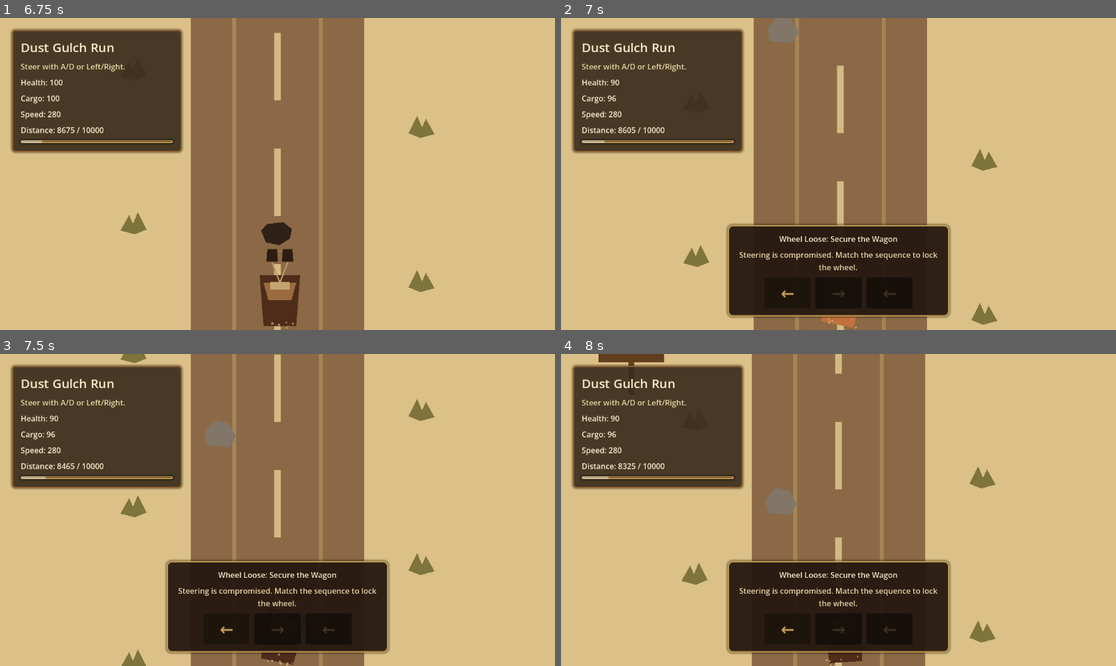
Above: before the commit, frames 1-4 (two rows, left to right).
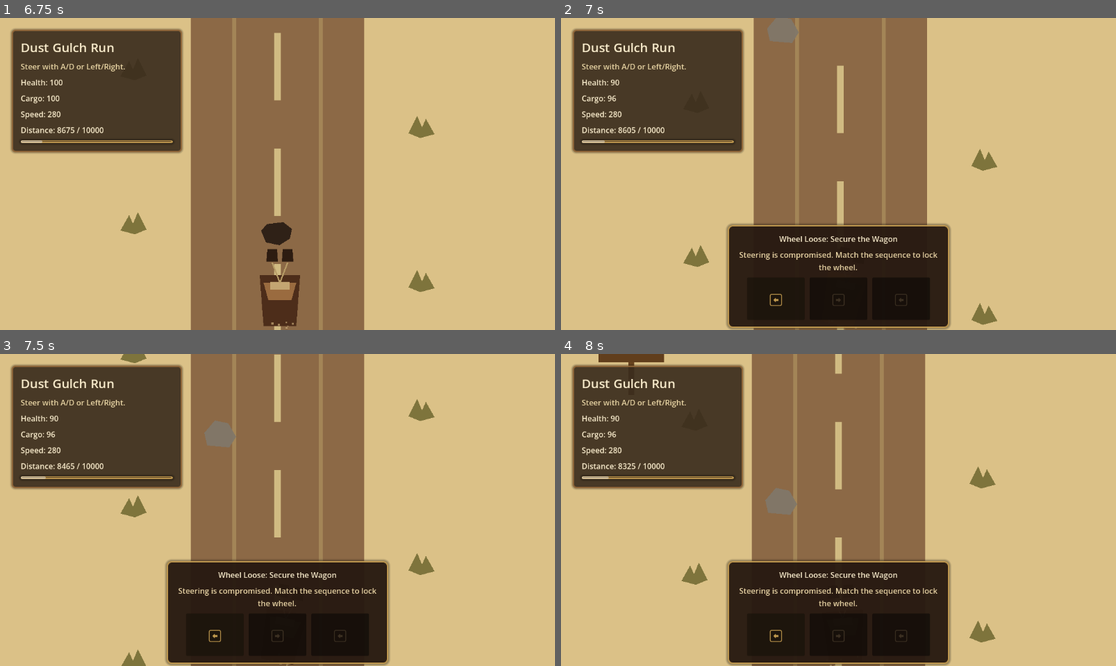
Above: after the commit, the same moments.

Repository: bbenefield89/The-Last-Delivery-to-Dust-Gulch
Game: Godot game, scene res://Scenes/AppRoot/AppRoot.tscn
Two runs of this game, one before a commit and one after it. Both use one fixed random seed, a clock stepped at 60 frames per second and the inputs below. Sound files missing from this copy of the repository are replaced by a short silence.
Inputs (mouse positions are in pixels of both pictures, inside the frame that each line leads up to):
- Up to frame 1 (6.75 s): click "Play" at 0.5 s; click "Play" at 1.25 s; tap Enter (ui_accept) at 2, 2.27, 5.27 s; move the mouse to (399, 158) at 2.02 s; hold D (steer_right) 2.03-2.75 s; tap T (return_to_title) at 2.1 s; click (399, 158) at 2.17 s; drag from (166, 189) to (249, 236) at 2.77 s; move the mouse to (333, 105) at 3.52 s; hold D (steer_right) 3.53-4.25 s; tap Alt at 3.6 s; click (333, 105) at 3.67 s; drag from (249, 236) to (111, 127) at 4.27 s; move the mouse to (444, 220) at 5.02 s; hold A (steer_left) 5.03-5.75 s; tap Backspace at 5.1 s; click (444, 220) at 5.17 s; drag from (111, 127) to (194, 96) at 5.77 s; move the mouse to (305, 174) at 6.52 s; hold S from 6.53 s (still down); tap F at 6.6 s; click (305, 174) at 6.67 s
- Up to frame 2 (7 s): keep holding S
- Up to frame 3 (7.5 s): release S at 7.25 s; drag from (194, 432) to (166, 525) at 7.27 s
- Up to frame 4 (8 s): no input

Frame 1 is identical in both runs. In frame 2, 2.0% of the frame differs, in the area x 29-71%, y 87-100%; in frame 3, 2.0%; in frame 4, 2.0%.

Commit message:
feat(ui): fix web recovery prompt glyphs

Diff:
--- a/Scenes/RunScene/run_scene.gd
+++ b/Scenes/RunScene/run_scene.gd
@@ -16,6 +16,7 @@
 const RECOVERY_STEP_SOUND := preload("res://Assets/Sfx/Button-Click-85854.mp3")
 const RECOVERY_SUCCESS_SOUND := preload("res://Assets/Sfx/Recovery-Step-Success-374193.mp3")
 const RECOVERY_FAIL_SOUND := preload("res://Assets/Sfx/Recovery-Step-Failure-437420.mp3")
+const ARROW_FONT = preload("res://Assets/Fonts/kenney_input_keyboard_mouse.ttf")
 const PAUSE_TOGGLE_SOUND := preload("res://Assets/Sfx/Pause-Open-Close-333828.mp3")
 const WIN_STINGER := preload("res://Assets/Sfx/Win-Fanfare-368589.mp3")
 const COLLAPSE_STINGER := preload("res://Assets/Sfx/Wagon-Collapse-379298.mp3")
@@ -1006,7 +1007,7 @@
 
 func _build_recovery_step(index: int) -> PanelContainer:
 	var panel := PanelContainer.new()
-	panel.custom_minimum_size = Vector2(96.0, 64.0)
+	panel.custom_minimum_size = Vector2(120.0, 88.0)
 	panel.modulate = _get_recovery_step_color(index)
 
 	var label := Label.new()
@@ -1015,7 +1016,8 @@
 	label.vertical_alignment = VERTICAL_ALIGNMENT_CENTER
 	label.size_flags_horizontal = Control.SIZE_EXPAND_FILL
 	label.size_flags_vertical = Control.SIZE_EXPAND_FILL
-	label.add_theme_font_size_override("font_size", 34)
+	label.add_theme_font_size_override("font_size", 52)
+	label.add_theme_font_override("font", ARROW_FONT)
 	panel.add_child(label)
 	return panel
 
@@ -1031,9 +1033,9 @@
 func _format_recovery_action(action_name: StringName) -> String:
 	match action_name:
 		&"steer_left":
-			return "←"
+			return char(0xE020)
 		&"steer_right":
-			return "→"
+			return char(0xE022)
 		_:
 			return String(action_name).to_upper()
 
--- a/Tests/Unit/test_run_scene.gd
+++ b/Tests/Unit/test_run_scene.gd
@@ -599,9 +599,27 @@
 
 	assert_true(recovery_panel.visible)
 	assert_eq(recovery_steps.get_child_count(), 3)
-	assert_eq((recovery_steps.get_child(0).get_child(0) as Label).text, "←")
-	assert_eq((recovery_steps.get_child(1).get_child(0) as Label).text, "→")
-	assert_eq((recovery_steps.get_child(2).get_child(0) as Label).text, "←")
+	assert_eq((recovery_steps.get_child(0).get_child(0) as Label).text, char(0xE020))
+	assert_eq((recovery_steps.get_child(1).get_child(0) as Label).text, char(0xE022))
+	assert_eq((recovery_steps.get_child(2).get_child(0) as Label).text, char(0xE020))
+
+
+func test_recovery_prompt_steps_use_embedded_arrow_font() -> void:
+	var scene = RUN_SCENE.instantiate()
+	add_child_autofree(scene)
+	await wait_process_frames(1)
+
+	var state := RunStateType.new()
+	state.start_failure(&"wheel_loose", &"rock")
+	scene.setup(state)
+	scene._advance_failure_triggers(0.0)
+	scene._refresh_recovery_prompt()
+
+	var recovery_steps: HBoxContainer = scene.get_node("%RecoverySteps")
+	var arrow_label := recovery_steps.get_child(0).get_child(0) as Label
+	assert_not_null(arrow_label)
+	assert_eq(arrow_label.get_theme_font("font"), scene.ARROW_FONT)
+	assert_eq(arrow_label.get_theme_font_size("font_size"), 52)
 
 
 func test_wheel_loose_recovery_sequence_clears_failure_on_success() -> void:
@@ -686,11 +704,8 @@
 	var state := RunStateType.new()
 	state.start_failure(&"horse_panic", &"tumbleweed")
 	scene.setup(state)
-
-	scene._advance_failure_triggers(0.0)
-
-	assert_true(state.has_active_recovery_sequence())
-	assert_eq(state.get_current_recovery_prompt(), &"steer_left")
+	scene._advance_failure_triggers(0.0)
+
 	assert_eq(state.recovery_sequence, scene.HORSE_PANIC_RECOVERY_SEQUENCE)
 
 	var recovery_title: Label = scene.get_node("%RecoveryTitle")
@@ -699,10 +714,10 @@
 
 	assert_eq(recovery_title.text, "Horse Panic: Calm the Team")
 	assert_eq(recovery_steps.get_child_count(), 4)
-	assert_eq((recovery_steps.get_child(0).get_child(0) as Label).text, "←")
-	assert_eq((recovery_steps.get_child(1).get_child(0) as Label).text, "→")
-	assert_eq((recovery_steps.get_child(2).get_child(0) as Label).text, "←")
-	assert_eq((recovery_steps.get_child(3).get_child(0) as Label).text, "→")
+	assert_eq((recovery_steps.get_child(0).get_child(0) as Label).text, char(0xE020))
+	assert_eq((recovery_steps.get_child(1).get_child(0) as Label).text, char(0xE022))
+	assert_eq((recovery_steps.get_child(2).get_child(0) as Label).text, char(0xE020))
+	assert_eq((recovery_steps.get_child(3).get_child(0) as Label).text, char(0xE022))
 
 
 func test_horse_panic_recovery_sequence_clears_failure_on_success() -> void:
Binary file added: Assets/Fonts/kenney_input_keyboard_mouse.ttf
Not shown, added: Assets/Fonts/kenney_input_keyboard_mouse.ttf.import
Not shown, changed: .agents/skills/merge-it/SKILL.md
Not shown, changed: kanban_tasks_data.kanban
